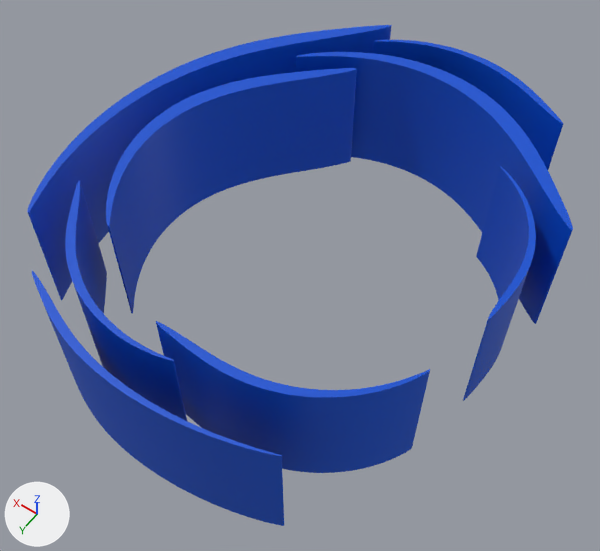
One commit to the COLLADA model REM.dae: the scene before it, then after it.
The view is the same before and after, from a camera (50 mm lens) standing at (-1.3, 2.31, 3.77) and looking at (0.38, -0.05, 0.06). Every picture has the same lights, and +X, +Y and +Z are marked at lower left. Where no turn or scale is listed for an object, it has been applied to the vertices.
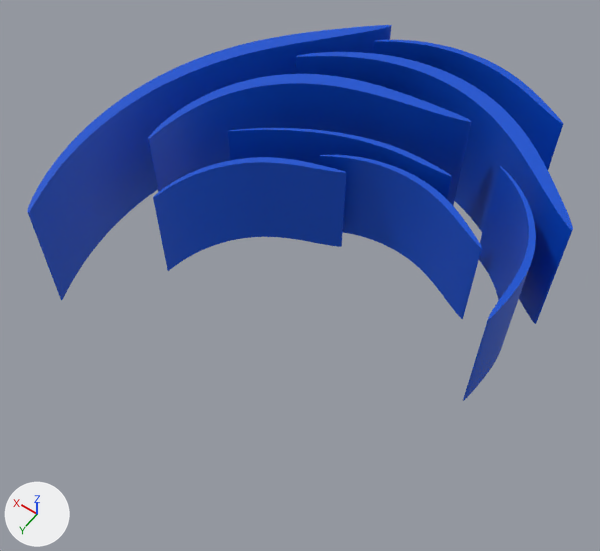
Changed parts and their boxes (x1, y1, x2, y2) in the pictures (600 x 551 px; the box of a moved part takes in the faces that stretch with it):
'Cylinder', reshaped (25% shorter)
    before: (27, 25, 573, 526)
    after: (27, 25, 573, 401)
part 1 of me_cylinder_001, moved or reshaped
    before: (156, 321, 430, 473)
    after: (319, 155, 482, 319)
part 2 of me_cylinder_001, moved or reshaped
    before: (32, 271, 284, 526)
    after: (228, 128, 452, 199)
part 3 of me_cylinder_001, moved or reshaped
    before: (65, 180, 187, 421)
    after: (153, 157, 346, 271)
part 4 of me_cylinder_001, moved or reshaped
    before: (106, 68, 357, 314)
    after: (148, 74, 471, 206)

The edits, one by one:
me_cylinder_001 is used by ob_cylinder; location (0.127, -1.475, 0.194).
me_cylinder_001 had 4848 vertices, 9664 faces and spanned x -0.94..1.6, y -0.22..2.75, z -0.41..0.41.
me_cylinder_001 now has 4848 vertices, 9664 faces and spans x -0.94..1.6, y -0.22..2.25, z -0.41..0.41.
me_cylinder_001 part 1: the loose piece of 606 vertices spanning x -0.77..0.39, y 1.87..2.42, z -0.35..0.41 is turned 152.4 degrees about the z axis through its middle and scaled by 0.826, then moved by (0.1, -1.14, 0.0).
me_cylinder_001 part 2: the loose piece of 606 vertices spanning x -0.48..1.08, y 2.51..2.75, z -0.35..0.41 is turned -157.8 degrees about the z axis through its middle and scaled by 0.826, then moved by (0.1, -1.78, 0.0).
me_cylinder_001 part 3: the loose piece of 606 vertices spanning x 0.19..1.33, y 1.94..2.55, z -0.35..0.41 is turned -107.9 degrees about the z axis through its middle and scaled by 0.826, then moved by (-0.13, -0.86, 0.0).
me_cylinder_001 part 4: 355 vertices moved from x 0.69..1.33, y 0.38..2.08, z -0.35..0.41 to x -0.05..1.27, y 0.32..1.49, z -0.35..0.41; 213 vertices removed from x 0.64..1.33, y 0.3..2.08, z -0.35..0.41; 213 vertices added at x -0.14..1.25, y 0.31..1.49, z -0.35..0.41.
